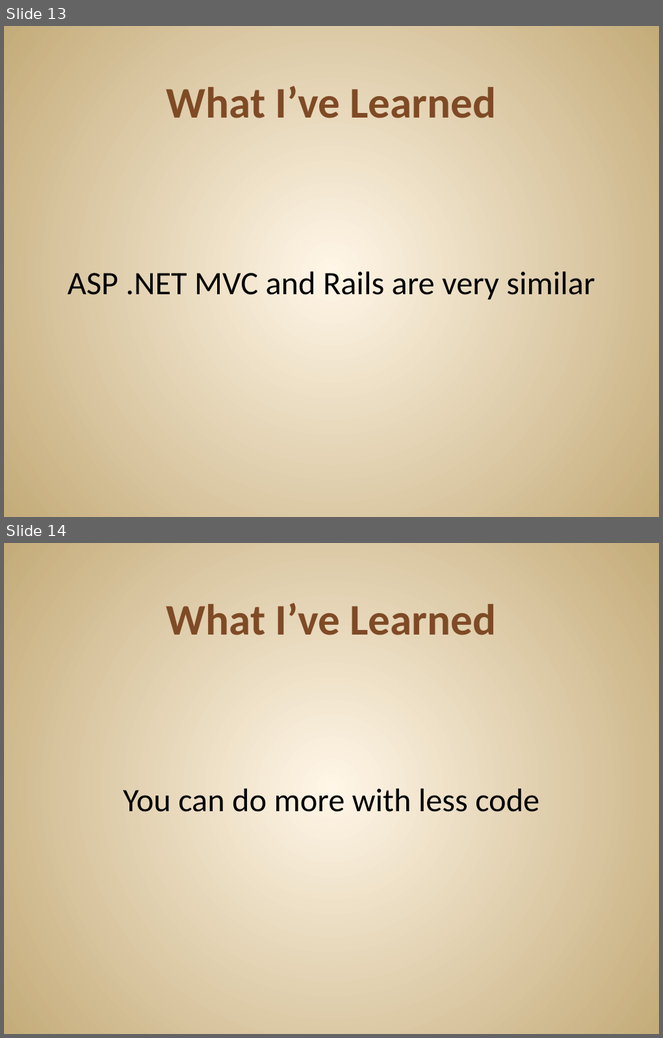
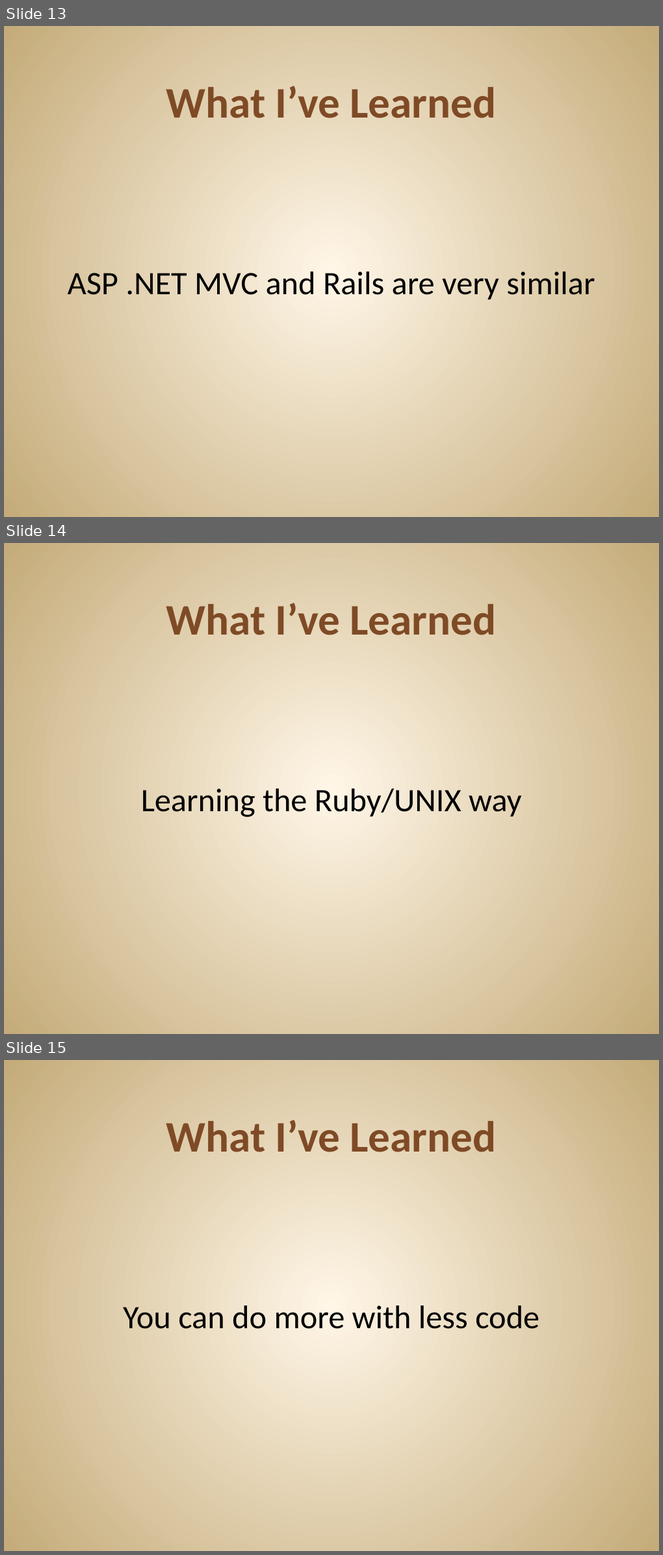
Before and after one commit to JonKruger/ruby-codemash, a slide deck: ruby-codemash.pptx. Shown one above the other, each under a label of ours: slides 13 and 14 before the commit, slides 13, 14 and 15 after it. The pictures are 663x1038 and 663x1555 pixels, drawn with LibreOffice and Linux fonts; fonts in the diff are those of the drawing. Boxes give left, top, right and bottom in pixels: in the first picture for what was removed or moved away, otherwise in the second. Text is boxed around its words. In the diff, an @@ line names an element or a change of style, - is before the commit and + after.

```diff
--- a/ruby-codemash.pptx
+++ b/ruby-codemash.pptx
@@ slide 14 added at bbox=[4, 543, 659, 1034], background gradient #FFF7E8 to #C4AA7A @@
@@ title added at bbox=[166, 603, 496, 635], 48 pt, text #804B26, bold @@
+What I’ve Learned
@@ text added at bbox=[141, 789, 521, 817], 36 pt, text #000000 @@
+Learning the Ruby/UNIX way
@@ what was slide 14 is now slide 15 @@
```
Also in this commit, not shown: 1 slide changed.
